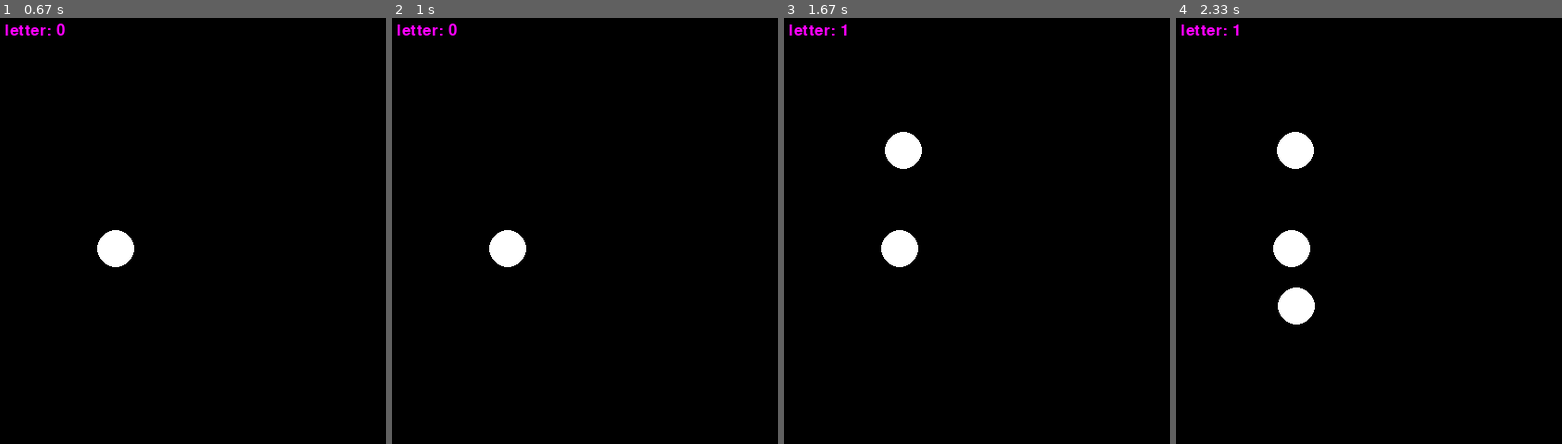
Above: before the commit, frames 1-4 (left to right).
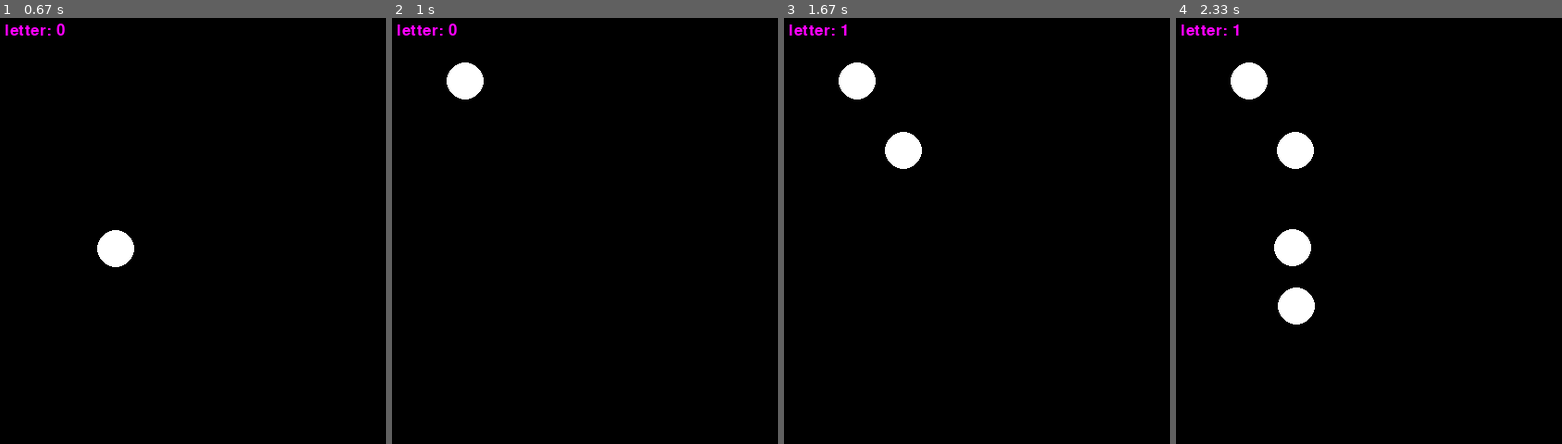
Above: after the commit, the same moments.

Repository: lukemcneil/dfa-game-pygame
Game: pygame game, started from main.py
The game is run twice, just before and just after one commit, with the same random seed, the same clock (stepped at 60 frames per second) and the same inputs.
Inputs (mouse positions are in pixels of both pictures, inside the frame that each line leads up to):
- Up to frame 1 (0.67 s): press the mouse at (115, 248) at 0.37 s; move the mouse to (193, 299) at 0.47 s; release the mouse at (274, 346) at 0.6 s
- Up to frame 2 (1 s): press the mouse at (507, 248) at 0.7 s; move the mouse to (484, 162) at 0.8 s; release the mouse at (465, 81) at 0.93 s
- Up to frame 3 (1.67 s): click (903, 150) at 1.05 s; tap 1 at 1.4 s; click (915, 171) at 1.42 s
- Up to frame 4 (2.33 s): tap 1 at 1.7 s; click (1295, 307) at 1.88 s; click (1291, 248) at 2.22 s

Frame 1 is identical in both runs. In frame 2, 1.3% of the frame differs, in the area x 14-35%, y 10-59%; in frame 3, 1.3%; in frame 4, 0.7%.

Commit message:
drag and drop states

Diff:
--- a/main.py
+++ b/main.py
@@ -13,6 +13,7 @@
 	def __init__(self, position):
 		self.position : list[int, int] = position
 		self.selected : bool = False
+		self.dragging : bool = False
 
 class Edge:
 	def __init__(self, start_state, end_state, letter):
@@ -23,7 +24,11 @@
 states : "list[State]" = []
 edges : "list[Edge]" = []
 clicked_circle : State = None
+dragged_state : State = None
 selected_letter : str = "0"
+
+offset_x = 0
+offset_y = 0
 
 def getCircleCollidingWith(location):
 	for circle in states:
@@ -48,9 +53,26 @@
 			if getCircleCollidingWith(mouse_position):
 				new_state = State(list(mouse_position))
 				states.append(new_state)
+				dragged_circle = None
+			else:
+				dragged_state = getCircleAtPosition(mouse_position)
+				if dragged_state:
+					dragged_state.dragging = True
+					mouse_x, mouse_y = mouse_position
+					offset_x = dragged_state.position[0] - mouse_x
+					offset_y = dragged_state.position[1] - mouse_y
+
 			if clicked_circle:
 				clicked_circle.selected = False
 				clicked_circle = None
+		elif event.type == pygame.MOUSEBUTTONUP:
+			if event.button == 1:
+				dragged_state = False
+		elif event.type == pygame.MOUSEMOTION:
+			if (dragged_state):
+				mouse_x, mouse_y = pygame.mouse.get_pos()
+				dragged_state.position[0] = mouse_x + offset_x
+				dragged_state.position[1] = mouse_y	+ offset_y
 		elif event.type == pygame.MOUSEBUTTONDOWN and event.button == 3: #right click
 			mouse_position = pygame.mouse.get_pos()
 			if clicked_circle:
